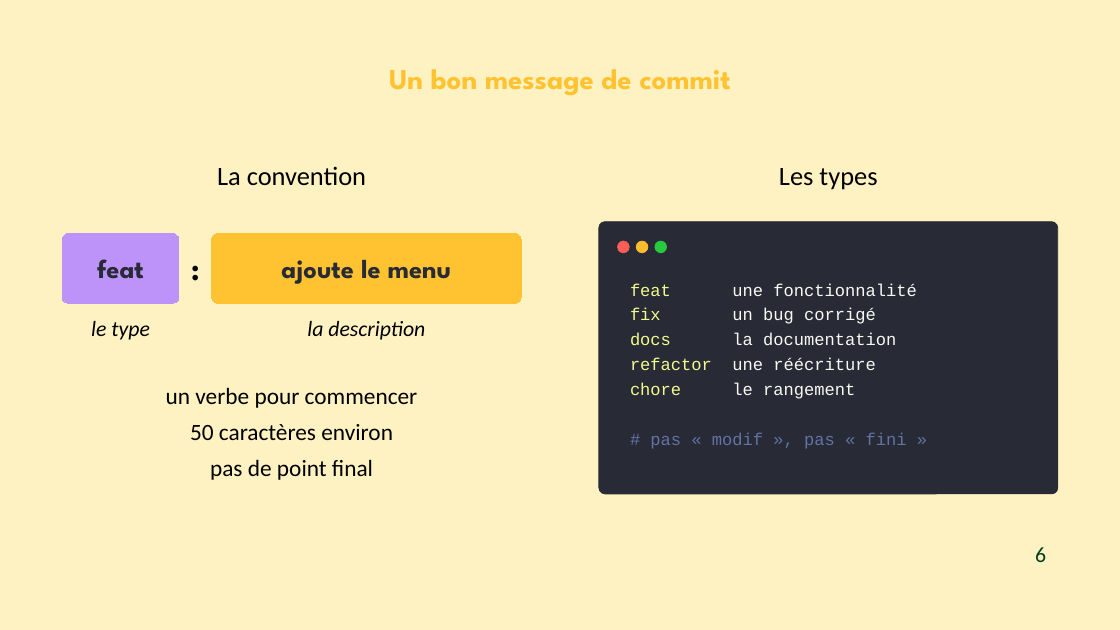
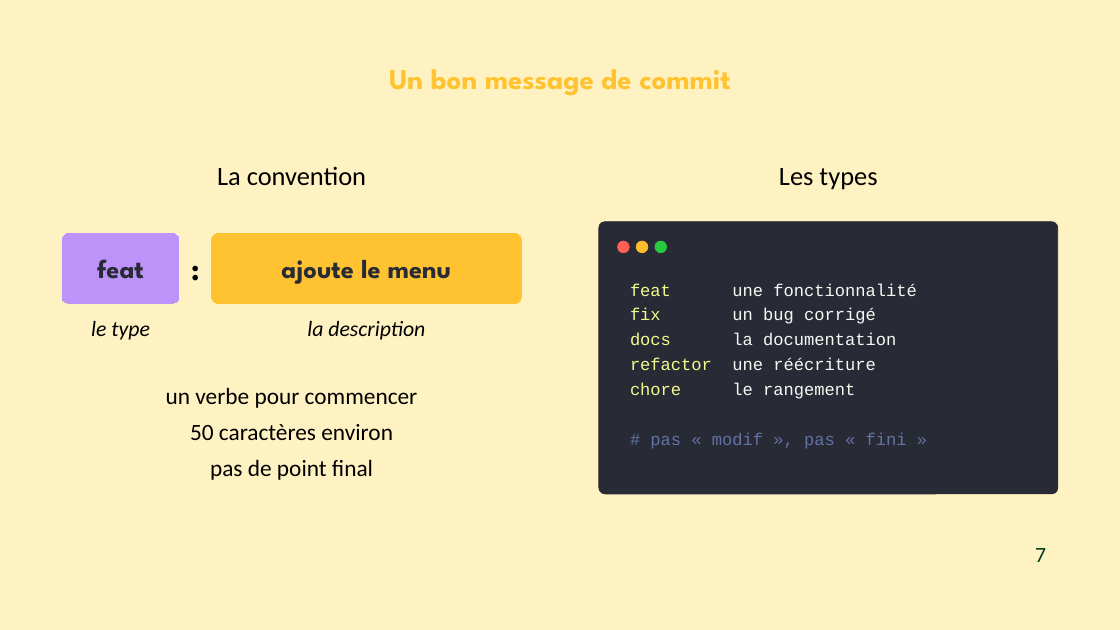
Before and after one commit to Aramue/coding-dojo2026, a slide deck: slide 7 of docs/slides/git.pptx (slide 6 before the commit). Drawn at 1120x630 pixels with LibreOffice and Linux fonts; fonts in the diff are those of the drawing. Boxes give left, top, right and bottom in pixels: in the first picture for what was removed or moved away, otherwise in the second. Text is boxed around its words. In the diff, an @@ line names an element or a change of style, - is before the commit and + after.

```diff
--- a/docs/slides/git.pptx
+++ b/docs/slides/git.pptx
@@ text at (x1=1035, y1=548, x2=1046, y2=562): text changed @@
-6
+7
```
Also in this commit, not shown: 4 other slides changed, 55 other files.
